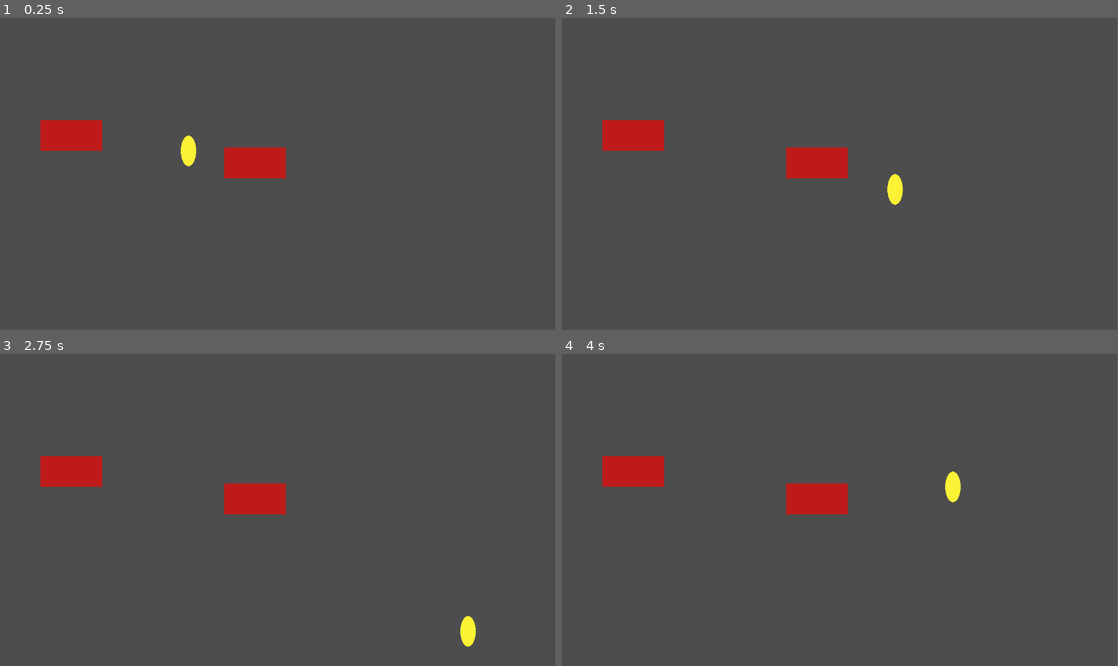
Above: before the commit, frames 1-4 (two rows, left to right).
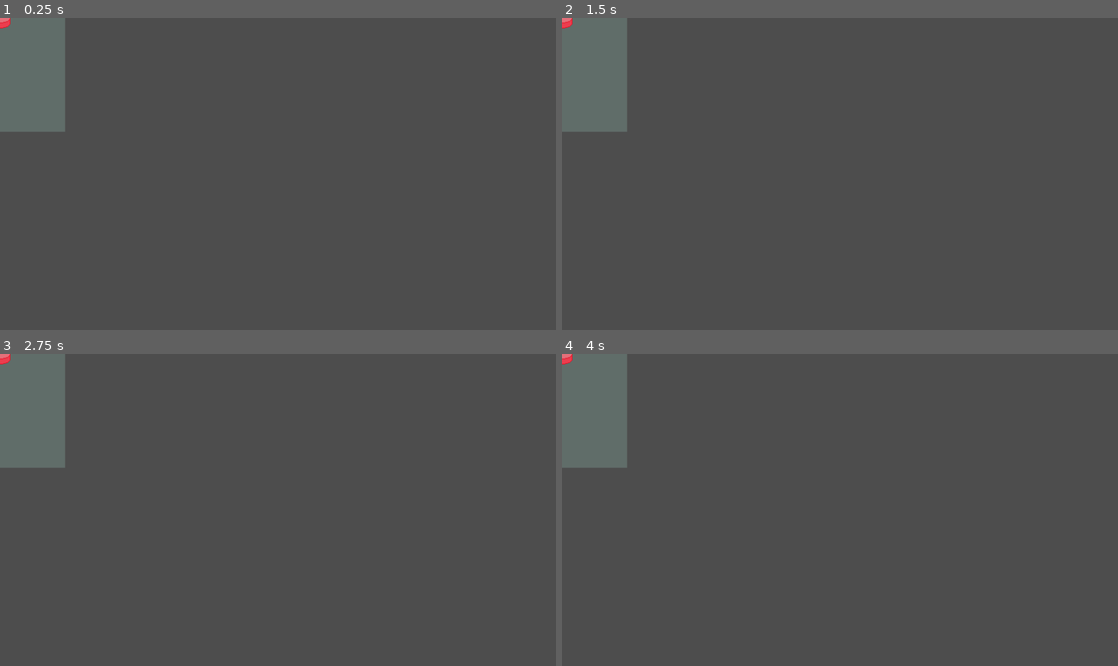
Above: after the commit, the same moments.

Repository: libakary/GameCamp-Kassihupe24
Game: Godot game, scene res://Scenes/minigame_test.tscn
Same seed, same stepped clock (60 frames per second), same inputs: the game is played once before the commit and once after it. Before the commit the project starts from res://Scenes/room.tscn.
Inputs (mouse positions are in pixels of both pictures, inside the frame that each line leads up to):
- Up to frame 1 (0.25 s): no input
- Up to frame 2 (1.5 s): tap Enter at 0.5 s; move the mouse to (962, 158) at 0.52 s; hold Right (ui_right) 0.53-1.28 s; click (962, 158) at 0.67 s; move the mouse to (728, 189) at 1.27 s; hold Down (ui_down) from 1.28 s (still down); click (728, 189) at 1.42 s
- Up to frame 3 (2.75 s): move the mouse to (333, 441) at 2.02 s; release Down (ui_down) at 2.03 s; hold Right (ui_right) from 2.03 s (still down); click (333, 441) at 2.17 s
- Up to frame 4 (4 s): move the mouse to (812, 572) at 2.77 s; release Right (ui_right) at 2.78 s; hold Up (ui_up) 2.78-3.53 s; click (812, 572) at 2.92 s; move the mouse to (1006, 556) at 3.52 s; hold Left (ui_left) from 3.53 s (still down); click (1006, 556) at 3.67 s
In our replay, the window is 799x449 before the commit and 800x449 after it. These sizes can differ from the game's own. Grey fills any space a smaller window leaves; there, only what the larger window draws over its background counts as a difference.

The runs differ from the first frame. In frame 1, 6.5% of the frame differs, in the area x 0-52%, y 0-52%; in frame 2, 6.5%, in the area x 0-62%, y 0-60%; in frame 3, 6.5%; in frame 4, 6.5%.

Commit message:
Added test task

Diff:
--- /dev/null
+++ b/gem/Scenes/minigame_test.tscn
@@ -0,0 +1,14 @@
+[gd_scene load_steps=4 format=3 uid="uid://dsr0fx64qqgex"]
+
+[ext_resource type="Texture2D" uid="uid://cbwlvigh22f50" path="res://Sprites/TestTask/TestTaskBG.png" id="1_p46ee"]
+[ext_resource type="Texture2D" uid="uid://duwr865cj6iyt" path="res://Sprites/TestTask/TestTaskButton.png" id="2_a3yk5"]
+[ext_resource type="Script" path="res://Scripts/TestTask/TestTaskButton.gd" id="3_sa4nu"]
+
+[node name="MinigameTest" type="Node2D"]
+
+[node name="BG" type="Sprite2D" parent="."]
+texture = ExtResource("1_p46ee")
+
+[node name="Button" type="Sprite2D" parent="."]
+texture = ExtResource("2_a3yk5")
+script = ExtResource("3_sa4nu")
--- /dev/null
+++ b/gem/Scripts/TestTask/TestTaskButton.gd
@@ -0,0 +1,7 @@
+extends Sprite2D
+
+#Check if the button was pressed
+func _input(event):
+	if event is InputEventMouseButton and event.pressed and event.button_index == 1:
+		if get_rect().has_point(to_local(event.position)):
+			get_node("../").queue_free()
--- a/gem/project.godot
+++ b/gem/project.godot
@@ -11,9 +11,16 @@
 [application]
 
 config/name="PlayerController"
-run/main_scene="res://Scenes/room.tscn"
+run/main_scene="res://Scenes/minigame_test.tscn"
 config/features=PackedStringArray("4.3", "Forward Plus")
 config/icon="res://icon.svg"
+
+[display]
+
+window/size/viewport_width=854
+window/size/viewport_height=480
+window/size/mode=3
+window/stretch/mode="viewport"
 
 [input]
 
Binary file added: gem/Sprites/TestTask/TestTaskBG.png
Not shown, added: gem/Sprites/TestTask/TestTaskBG.png.import
Binary file added: gem/Sprites/TestTask/TestTaskButton.png
Not shown, added: gem/Sprites/TestTask/TestTaskButton.png.import
